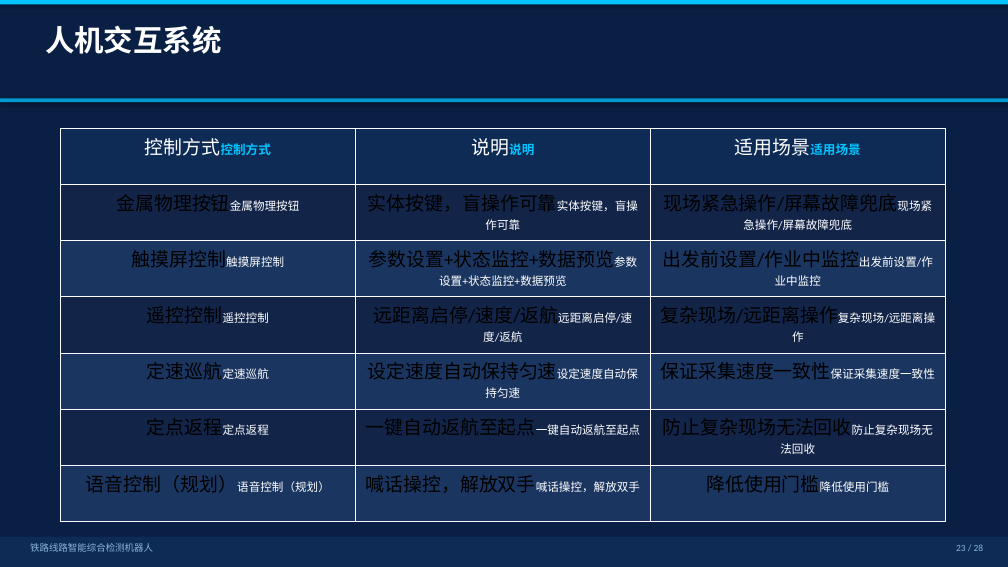
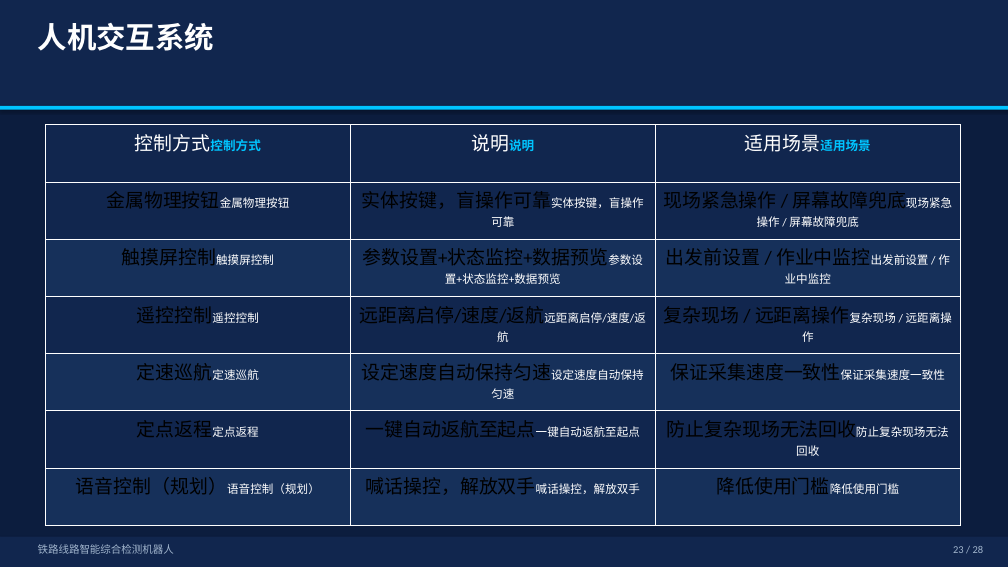
Before and after one commit to gao66683366-lab/workspace, a slide deck: slide 22 of 铁路线路智能综合检测机器人/20260306_技术文档/铁路线路智能综合检测机器人_技术汇报.pptx (slide 23 before the commit). Drawn at 1008x567 pixels with LibreOffice and Linux fonts; fonts in the diff are those of the drawing. Boxes give left, top, right and bottom in pixels: in the first picture for what was removed or moved away, otherwise in the second. Text is boxed around its words. In the diff, an @@ line names an element or a change of style, - is before the commit and + after.

```diff
--- a/铁路线路智能综合检测机器人/20260306_技术文档/铁路线路智能综合检测机器人_技术汇报.pptx
+++ b/铁路线路智能综合检测机器人/20260306_技术文档/铁路线路智能综合检测机器人_技术汇报.pptx
@@ rectangle at (0, 0, 1008, 567): fill #0A1F44 to #0C1D3E @@
@@ rectangle: place and size @@
-rectangle at (0, 0, 1008, 5)
+rectangle at (0, 0, 1008, 106)
@@ rectangle at (0, 0, 1008, 106): fill #00C4FF to #11264E @@
@@ text "人机交互系统": place and size @@
-text "人机交互系统" at (45, 26, 221, 54)
+text "人机交互系统" at (38, 23, 214, 51)
@@ rectangle: place and size @@
-rectangle at (0, 98, 1008, 102)
+rectangle at (0, 106, 1008, 110)
@@ rectangle at (0, 106, 1008, 110): fill #009ACF to #00C4FF @@
@@ table at (45, 125, 960, 526) @@
-row 2, column 3: 现场紧急操作/屏幕故障兜底现场紧急操作/屏幕故障兜底
+row 2, column 3: 现场紧急操作 / 屏幕故障兜底现场紧急操作 / 屏幕故障兜底
-row 3, column 3: 出发前设置/作业中监控出发前设置/作业中监控
+row 3, column 3: 出发前设置 / 作业中监控出发前设置 / 作业中监控
-row 4, column 3: 复杂现场/远距离操作复杂现场/远距离操作
+row 4, column 3: 复杂现场 / 远距离操作复杂现场 / 远距离操作
@@ fill #0D2B55 to #11264E in row 1 @@
@@ fill #122448 to #11264E in 9 cells @@
@@ fill #1A3560 to #16305A in 9 cells @@
@@ table: place and size @@
-table at (60, 129, 945, 522)
+table at (45, 125, 960, 526)
@@ rectangle at (0, 537, 1008, 567): fill #0D2B55 to #11264E @@
@@ text "铁路线路智能综合检测机器人" at (38, 544, 174, 554): size 9 to 10 pt, text colour #8AB4D8 to #A0B4CC @@
@@ text "铁路线路智能综合检测机器人": place and size @@
-text "铁路线路智能综合检测机器人" at (30, 543, 153, 552)
+text "铁路线路智能综合检测机器人" at (38, 544, 174, 554)
@@ text "23 / 28" at (953, 546, 984, 553): size 9 to 10 pt, text colour #8AB4D8 to #A0B4CC @@
```
Also in this commit, not shown: 27 other slides changed, 3 slides removed.
